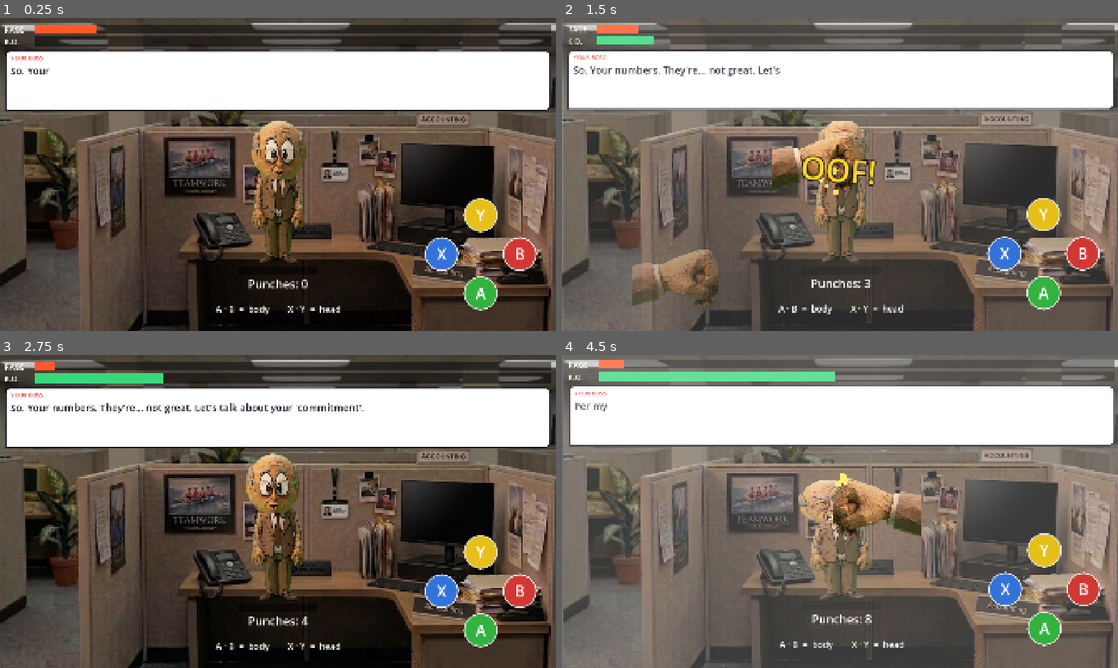
Above: before the commit, frames 1-4 (two rows, left to right).
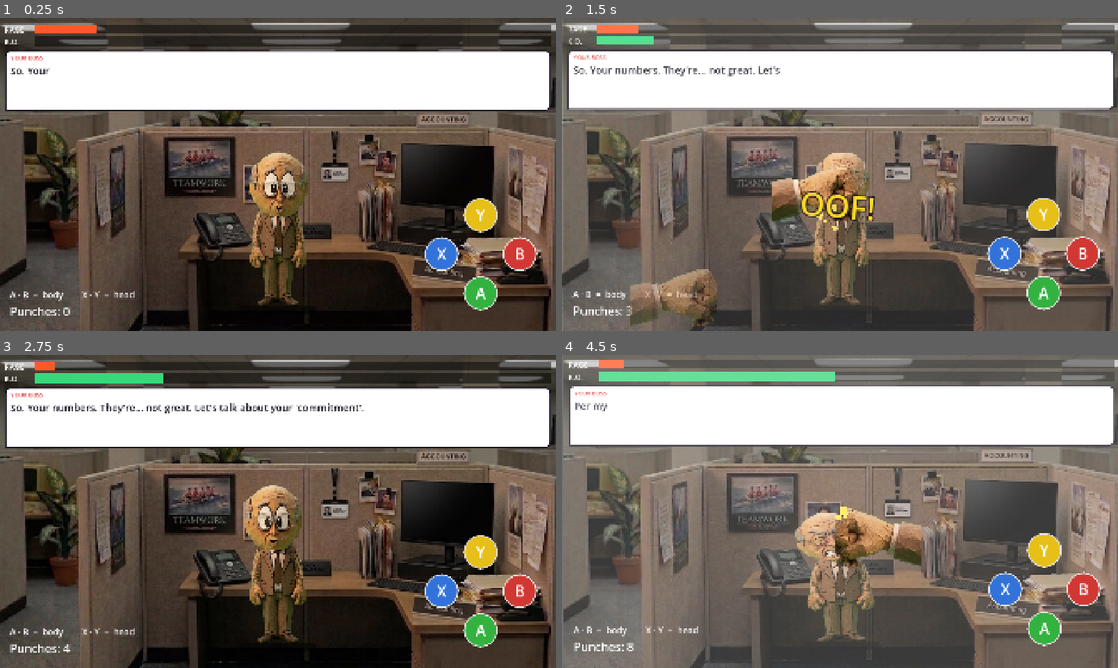
Above: after the commit, the same moments.

Repository: StaraxcreamTM/punch-my-boss-jun-14-2026
Game: Godot game, scene res://scenes/main.tscn
Two runs of this game, one before a commit and one after it. Both use one fixed random seed, a clock stepped at 60 frames per second and the inputs below.
Inputs:
- Up to frame 1 (0.25 s): no input
- Up to frame 2 (1.5 s): tap Enter at 0.5 s; tap B at 0.6 s; hold A from 1.28 s (still down); tap X at 1.35 s
- Up to frame 3 (2.75 s): release A at 2.03 s; tap Y at 2.1 s
- Up to frame 4 (4.5 s): tap B at 2.85 s; hold A from 3.53 s (still down); tap X at 3.6 s; tap Y at 4.35 s

The runs differ from the first frame. In frame 1, 4.7% of the frame differs, in the area x 1-62%, y 32-96%; in frame 2, 8.8%, in the area x 1-62%, y 32-99%; in frame 3, 4.8%; in frame 4, 7.0%.

Commit message:
v0.9: stand the boss on the floor in front of the desk
- Lowered the boss onto the carpet at the front of the scene and enlarged
  him (0.42 -> 0.45) for foreground presence; his legs now overlap the desk
  front so he clearly reads as standing in front of it
- Moved the ground shadow down to his new feet
- Relocated the Punches counter and controls hint to the bottom-left so his
  legs no longer cover them (buttons stay bottom-right)

Co-Authored-By: Claude Opus 4.8 <noreply@anthropic.com>

Diff:
--- a/game/scenes/main.tscn
+++ b/game/scenes/main.tscn
@@ -67,10 +67,10 @@
 anchor_top = 1.0
 anchor_right = 0.5
 anchor_bottom = 1.0
-offset_left = -140.0
-offset_top = -222.0
-offset_right = 140.0
-offset_bottom = -194.0
+offset_left = -135.0
+offset_top = -86.0
+offset_right = 135.0
+offset_bottom = -58.0
 grow_horizontal = 2
 grow_vertical = 0
 theme_override_styles/panel = SubResource("shadow")
@@ -81,12 +81,12 @@
 anchor_top = 0.0
 anchor_right = 0.0
 anchor_bottom = 0.0
-offset_left = 851.0
-offset_top = 339.0
-offset_right = 1371.0
-offset_bottom = 1579.0
+offset_left = 843.0
+offset_top = 447.0
+offset_right = 1363.0
+offset_bottom = 1687.0
 pivot_offset = Vector2(0, 0)
-scale = Vector2(0.42, 0.42)
+scale = Vector2(0.45, 0.45)
 grow_horizontal = 2
 grow_vertical = 2
 mouse_filter = 0
@@ -226,20 +226,20 @@
 
 [node name="Counter" type="Label" parent="Safe"]
 layout_mode = 1
-anchor_left = 0.5
+anchor_left = 0.0
 anchor_top = 1.0
-anchor_right = 0.5
-anchor_bottom = 1.0
-offset_left = -300.0
-offset_top = -192.0
-offset_right = 300.0
-offset_bottom = -132.0
+anchor_right = 0.0
+anchor_bottom = 1.0
+offset_left = 34.0
+offset_top = -94.0
+offset_right = 474.0
+offset_bottom = -40.0
 grow_horizontal = 2
 grow_vertical = 0
 theme_override_colors/font_color = Color(1, 1, 1, 1)
 theme_override_font_sizes/font_size = 40
 text = "Punches: 0"
-horizontal_alignment = 1
+horizontal_alignment = 0
 vertical_alignment = 1
 
 [node name="KoBanner" type="Label" parent="Safe"]
@@ -263,15 +263,18 @@
 
 [node name="Hint" type="Label" parent="Safe"]
 layout_mode = 1
+anchor_left = 0.0
 anchor_top = 1.0
-anchor_right = 1.0
-anchor_bottom = 1.0
-offset_top = -110.0
-offset_bottom = -40.0
+anchor_right = 0.0
+anchor_bottom = 1.0
+offset_left = 34.0
+offset_top = -150.0
+offset_right = 720.0
+offset_bottom = -100.0
 grow_horizontal = 2
 grow_vertical = 0
 theme_override_colors/font_color = Color(1, 1, 1, 1)
 theme_override_font_sizes/font_size = 30
 text = "Tap the boss to punch him!"
-horizontal_alignment = 1
-vertical_alignment = 1
+horizontal_alignment = 0
+vertical_alignment = 1
